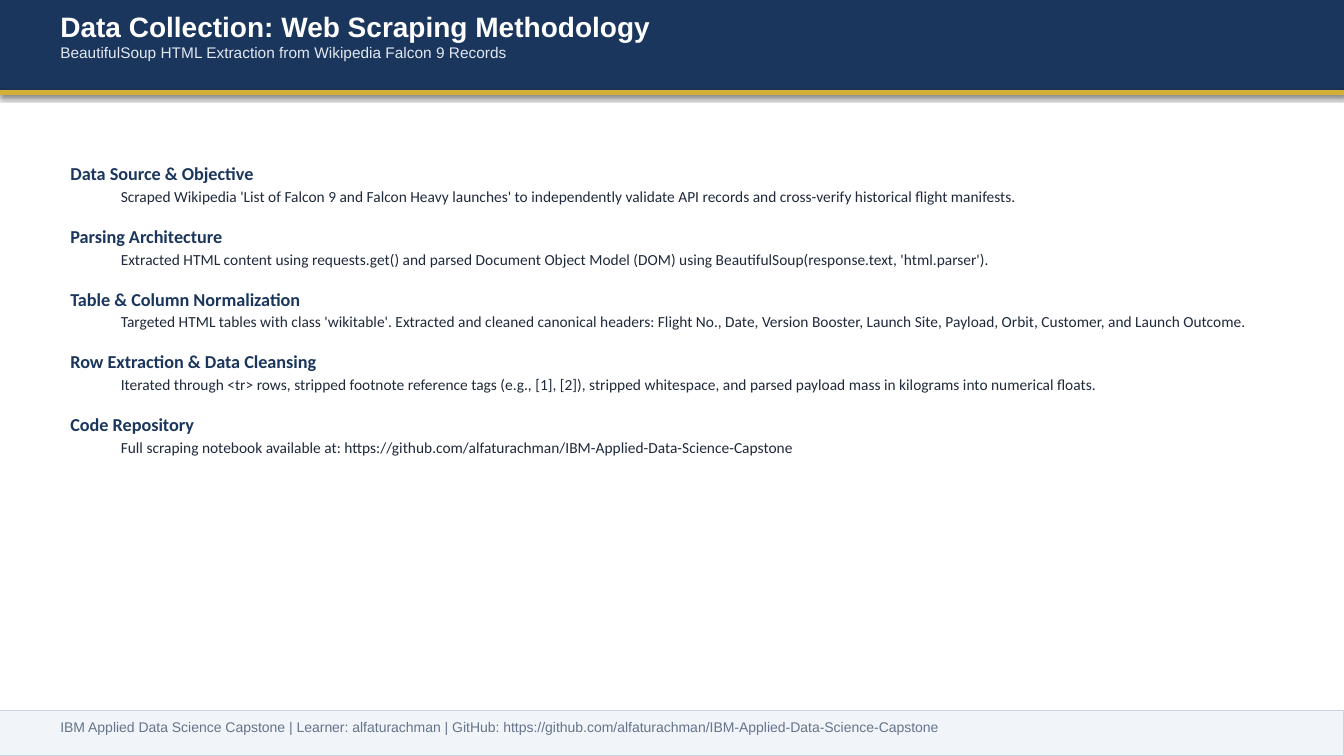
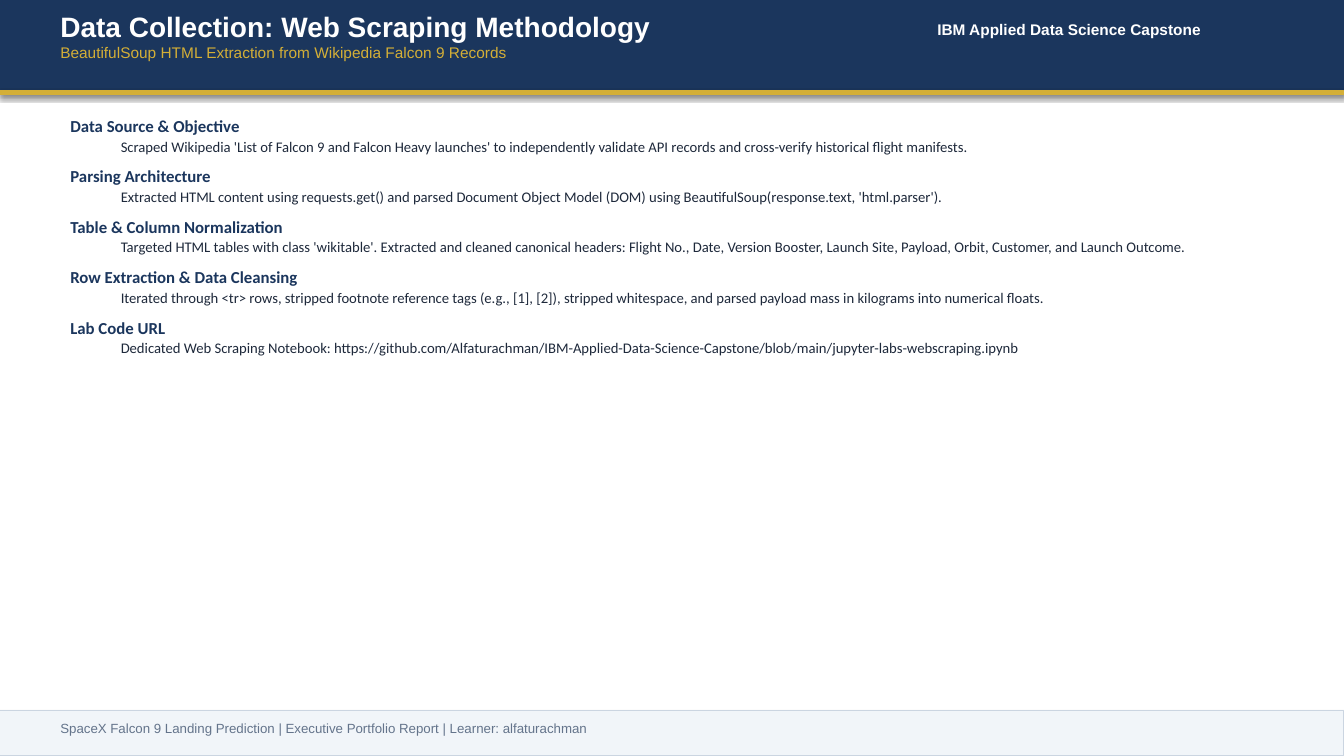
Before and after one commit to Alfaturachman/IBM-Applied-Data-Science-Capstone, a slide deck: slide 5 of Data Science Capstone Project Report.pptx. Drawn at 1344x756 pixels with LibreOffice and Linux fonts; fonts in the diff are those of the drawing. Boxes give left, top, right and bottom in pixels: in the first picture for what was removed or moved away, otherwise in the second. Text is boxed around its words. In the diff, an @@ line names an element or a change of style, - is before the commit and + after.

Commit message:
Add presentation_generator folder with automated PPTX and PDF generator scripts, charts, and documentation

```diff
--- a/Data Science Capstone Project Report.pptx
+++ b/Data Science Capstone Project Report.pptx
@@ text added at <box>937,23,1200,39</box>, 11 pt, text #FFFFFF, bold @@
+IBM Applied Data Science Capstone
@@ text at <box>60,47,506,61</box>: text colour #E2E8F0 to #D4AF37 in "BeautifulSoup HTML Extraction from Wikipedia Falcon 9 ..." @@
@@ text at <box>70,120,1184,306</box>: size 13 to 12 pt in "Data Source & Objective", "Parsing Architecture", "Table & Column Normalization", "Row Extraction & Data Cleansing"; size 11 to 10.5 pt in "Scraped Wikipedia 'List of Falcon 9 and ...", "Extracted HTML content using requests.get() and parsed ...", "Targeted HTML tables with class 'wikitable'. Extracted ...", "Iterated through <tr> rows, stripped footnote reference ..."; less space between paragraphs @@
@@ text at <box>70,322,1018,356</box>: text changed; size 11 to 10.5 pt @@
-Code Repository
-  Full scraping notebook available at: https://github.com/alfaturachman/IBM-Applied-Data-Science-Capstone
+Lab Code URL
+  Dedicated Web Scraping Notebook: https://github.com/Alfaturachman/IBM-Applied-Data-Science-Capstone/blob/main/jupyter-labs-webscraping.ipynb
@@ text removed at <box>60,722,938,735</box> @@
-IBM Applied Data Science Capstone | Learner: alfaturachman | GitHub: https://github.com/alfaturachman/IBM-Applied-Data-Science-Capstone
@@ text added at <box>60,723,587,736</box>, 9.5 pt, text #64748B @@
+SpaceX Falcon 9 Landing Prediction | Executive Portfolio Report | Learner: alfaturachman
```
Also in this commit, not shown: 12 other slides changed, 5 slides added, 4 slides removed, 14 other files.
